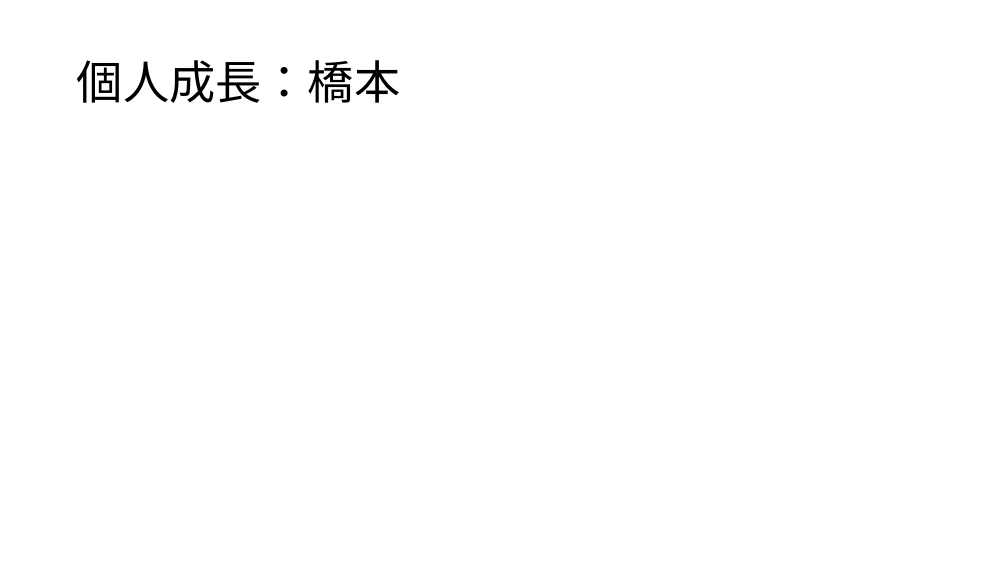
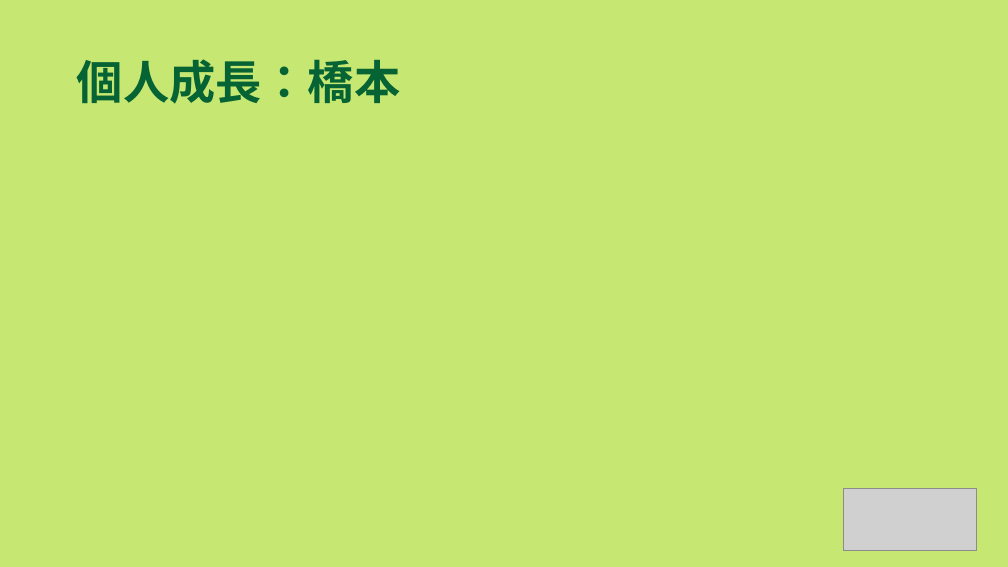
Before and after one commit to dojo2022/B-3, a slide deck: slide 19 of doc/B3炙りえんがわ_成果発表会資料.pptx. Drawn at 1008x567 pixels with LibreOffice and Linux fonts; fonts in the diff are those of the drawing; grey boxes stand for pictures. Boxes give left, top, right and bottom in pixels: in the first picture for what was removed or moved away, otherwise in the second. Text is boxed around its words. In the diff, an @@ line names an element or a change of style, - is before the commit and + after.

```diff
--- a/doc/B3炙りえんがわ_成果発表会資料.pptx
+++ b/doc/B3炙りえんがわ_成果発表会資料.pptx
@@ background #FFFFFF to #C6E872 @@
@@ title "個人成長：橋本" at box(77, 59, 400, 104): text colour #000000 to #056334, bold on @@
@@ picture added at box(844, 488, 977, 551) @@
```
Also in this commit, not shown: 18 other slides changed.
